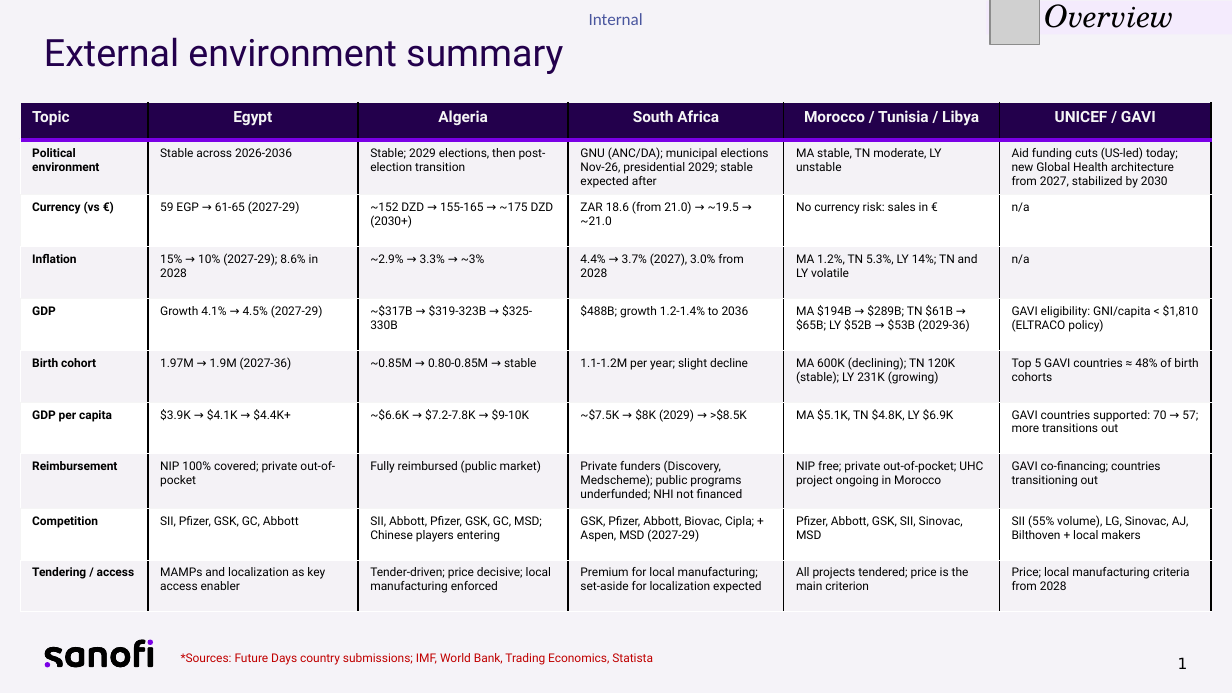
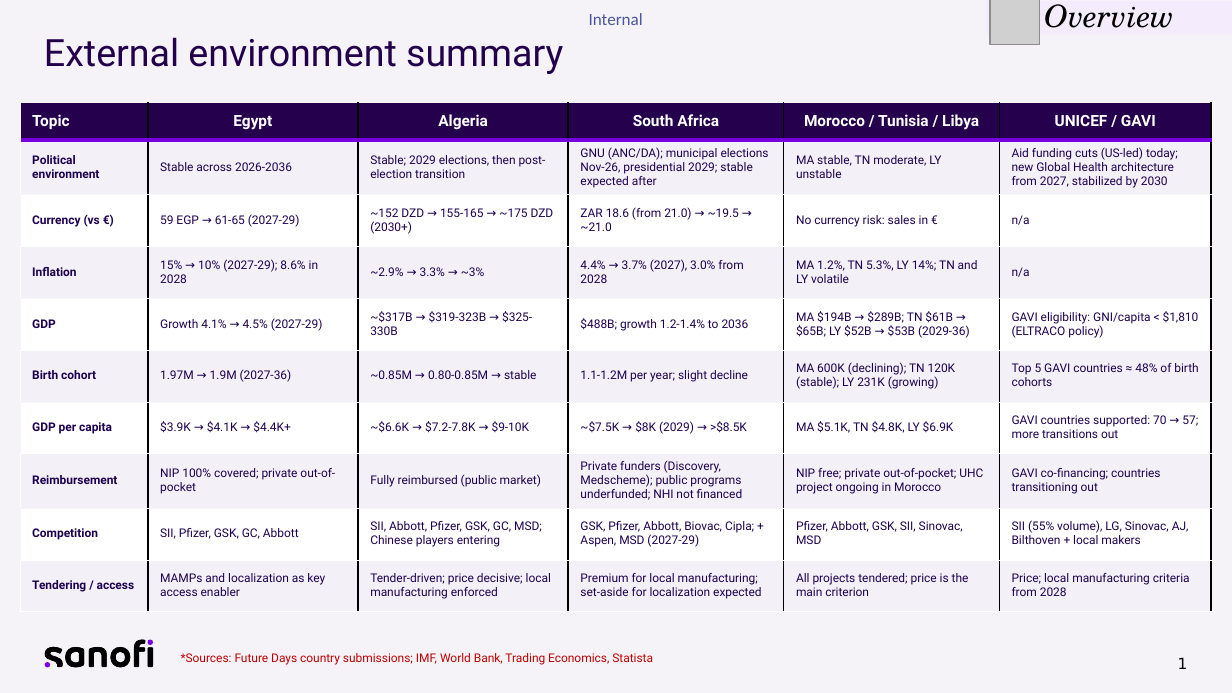
Before and after one commit to BenjaminKualalumpur/Future-Days-2026, a slide deck: slide 1 of Africa_External_environment_summary.pptx. Drawn at 1232x693 pixels with LibreOffice and Linux fonts; fonts in the diff are those of the drawing; grey boxes stand for pictures. Boxes give left, top, right and bottom in pixels: in the first picture for what was removed or moved away, otherwise in the second. Text is boxed around its words. In the diff, an @@ line names an element or a change of style, - is before the commit and + after.

```diff
--- a/Africa_External_environment_summary.pptx
+++ b/Africa_External_environment_summary.pptx
@@ table at <box>20,102,1212,603</box> @@
@@ fill #23004C to #25004D in row 1 @@
@@ fill #F4F2F6 to #F3F1F7 in 30 cells @@
@@ text colour #F5F5F5 to #FFFFFF in "Topic", "Egypt", "Algeria", "South Africa" and 2 more places @@
@@ text colour #000000 to #1E0050 @@
@@ borders changed @@
```
